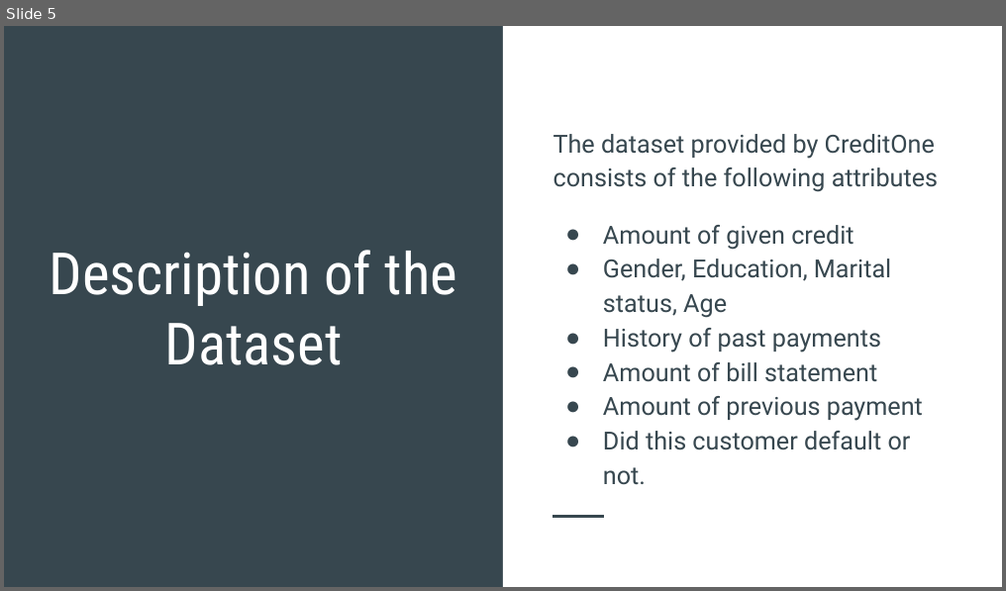
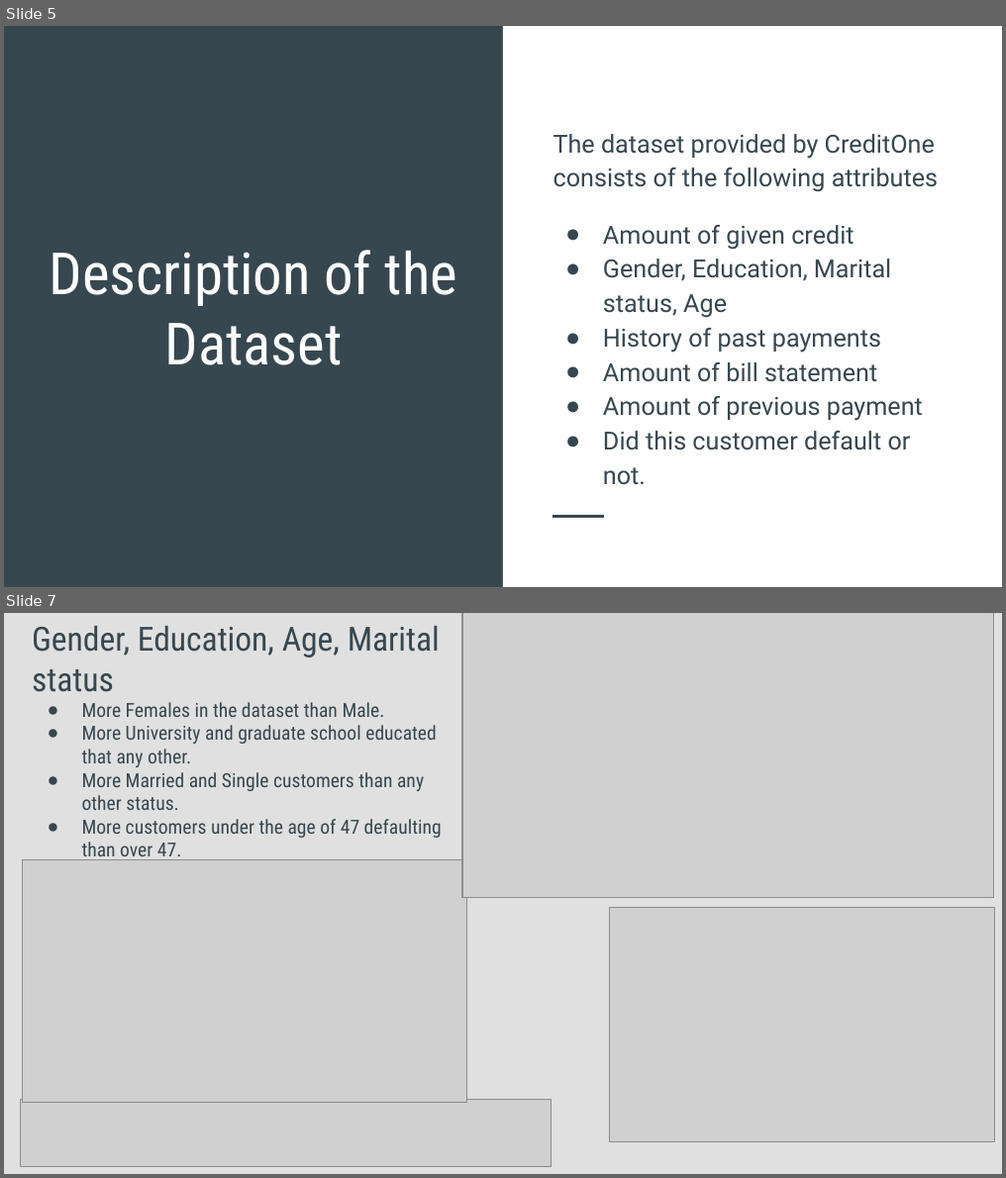
Before and after one commit to schitari/C5T1, a slide deck: C5T1- CreditOne Data Science.pptx. Shown one above the other, each under a label of ours: slide 5 before the commit, slides 5 and 7 after it; the slides between them are not shown. The pictures are 1006x591 and 1006x1178 pixels, drawn with LibreOffice and Linux fonts; fonts in the diff are those of the drawing; grey boxes stand for pictures. Boxes give left, top, right and bottom in pixels: in the first picture for what was removed or moved away, otherwise in the second. Text is boxed around its words. In the diff, an @@ line names an element or a change of style, - is before the commit and + after.

```diff
--- a/C5T1- CreditOne Data Science.pptx
+++ b/C5T1- CreditOne Data Science.pptx
@@ slide 7 added at <box>4,613,1002,1174</box>, background #E0E0E0 @@
@@ title added at <box>32,626,442,861</box>, 14 pt, text #37474F @@
+Gender, Education, Age, Marital status
+● More Females in the dataset than Male.
+● More University and graduate school educated that any other.
+● More Married and Single customers than any other status.
+● More customers under the age of 47 defaulting than over 47.
@@ picture added at <box>462,613,993,897</box> @@
@@ picture added at <box>22,861,467,1103</box> @@
@@ picture added at <box>609,908,994,1142</box> @@
@@ picture added at <box>20,1099,550,1166</box> @@
```
Also in this commit, not shown: 1 slide changed, 3 other slides added, 1 slide removed.
